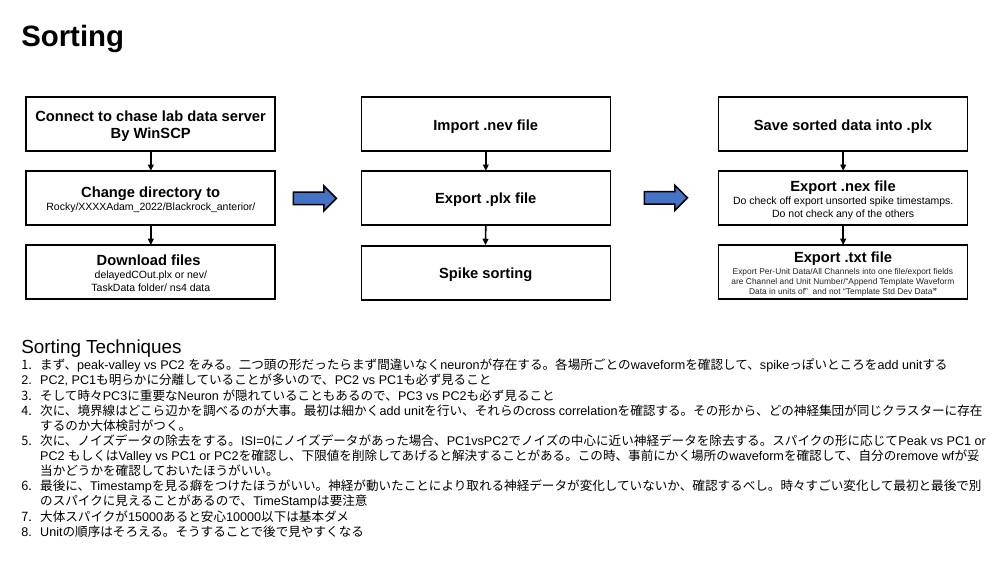
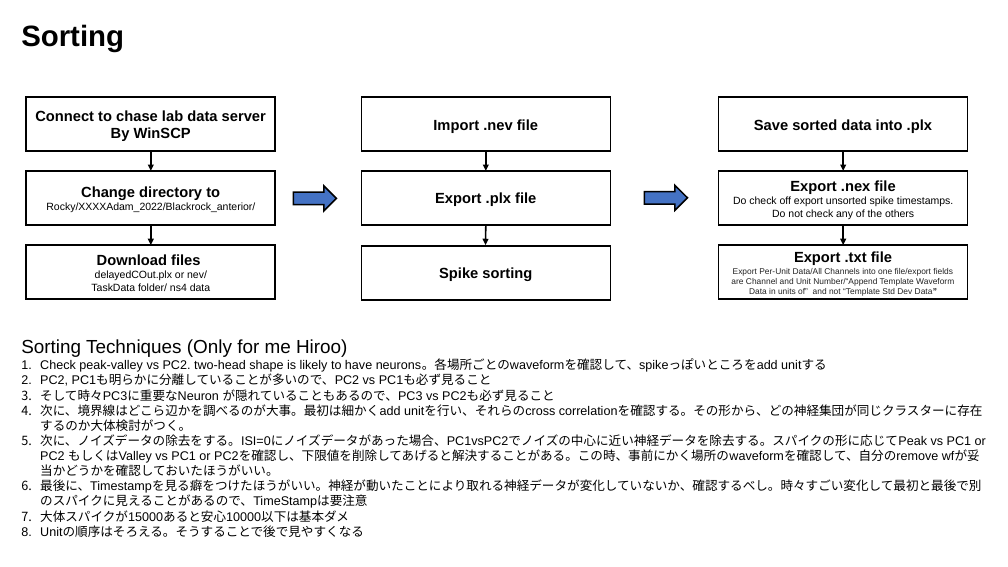
Before and after one commit to Hiroo-Miyata/templeteWorkspace, a slide deck: slide 2 of ChaseLabDataPipeline.pptx. Drawn at 1008x567 pixels with LibreOffice and Linux fonts; fonts in the diff are those of the drawing. Boxes give left, top, right and bottom in pixels: in the first picture for what was removed or moved away, otherwise in the second. Text is boxed around its words. In the diff, an @@ line names an element or a change of style, - is before the commit and + after.

Commit message:
change the pptx

```diff
--- a/ChaseLabDataPipeline.pptx
+++ b/ChaseLabDataPipeline.pptx
@@ text at [21, 339, 827, 372]: text changed @@
-Sorting Techniques
-1. まず、peak-valley vs PC2 をみる。二つ頭の形だったらまず間違いなくneuronが存在する。各場所ごとのwaveformを確認して、spikeっぽいところをadd unitする
+Sorting Techniques (Only for me Hiroo)
+1. Check peak-valley vs PC2. two-head shape is likely to have neurons。各場所ごとのwaveformを確認して、spikeっぽいところをadd unitする
```
Also in this commit, not shown: 2 other slides changed, 1 slide removed, 1 other file.
